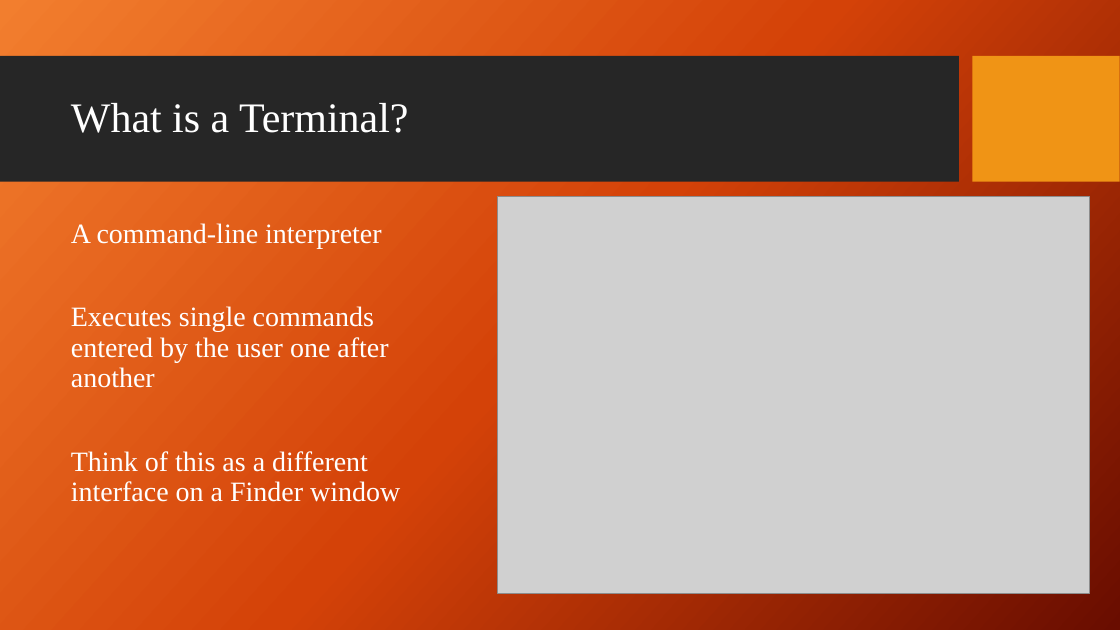
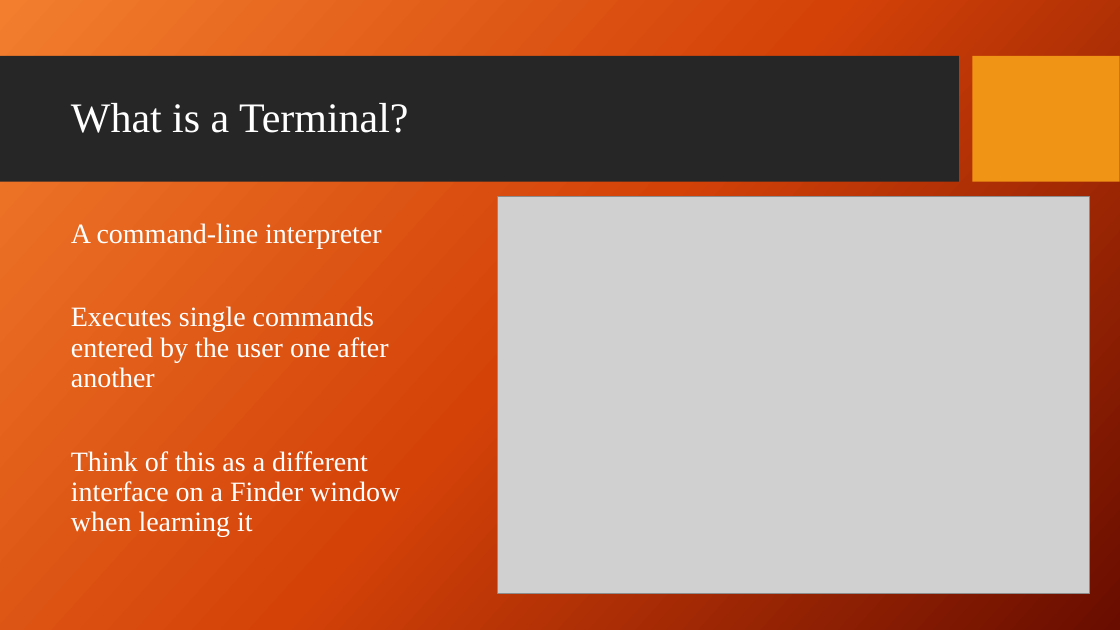
Before and after one commit to giganano/PythonBootcamp, a slide deck: slide 2 of slides/terminal.pptx. Drawn at 1120x630 pixels with LibreOffice and Linux fonts; fonts in the diff are those of the drawing; grey boxes stand for pictures; background and template pictures are left out. Boxes give left, top, right and bottom in pixels: in the first picture for what was removed or moved away, otherwise in the second. Text is boxed around its words. In the diff, an @@ line names an element or a change of style, - is before the commit and + after.

Commit message:
slides: terminal, others rounded out ; example directory tree

```diff
--- a/slides/terminal.pptx
+++ b/slides/terminal.pptx
@@ text at <box>71,451,400,537</box>: text changed @@
-Think of this as a different interface on a Finder window
+Think of this as a different interface on a Finder window when learning it
```
Also in this commit, not shown: 6 other slides changed, 4 slides added, 25 other files.
